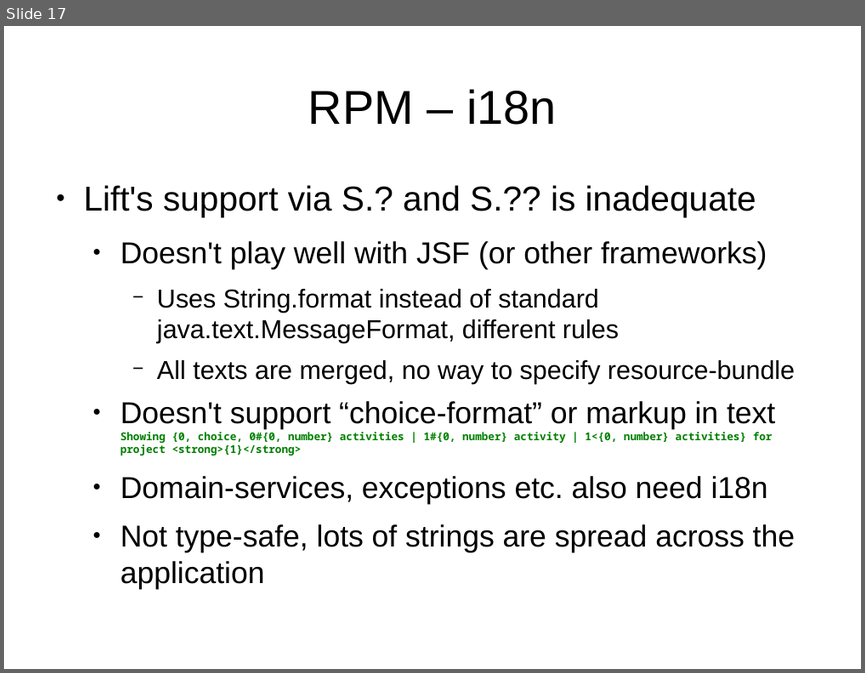
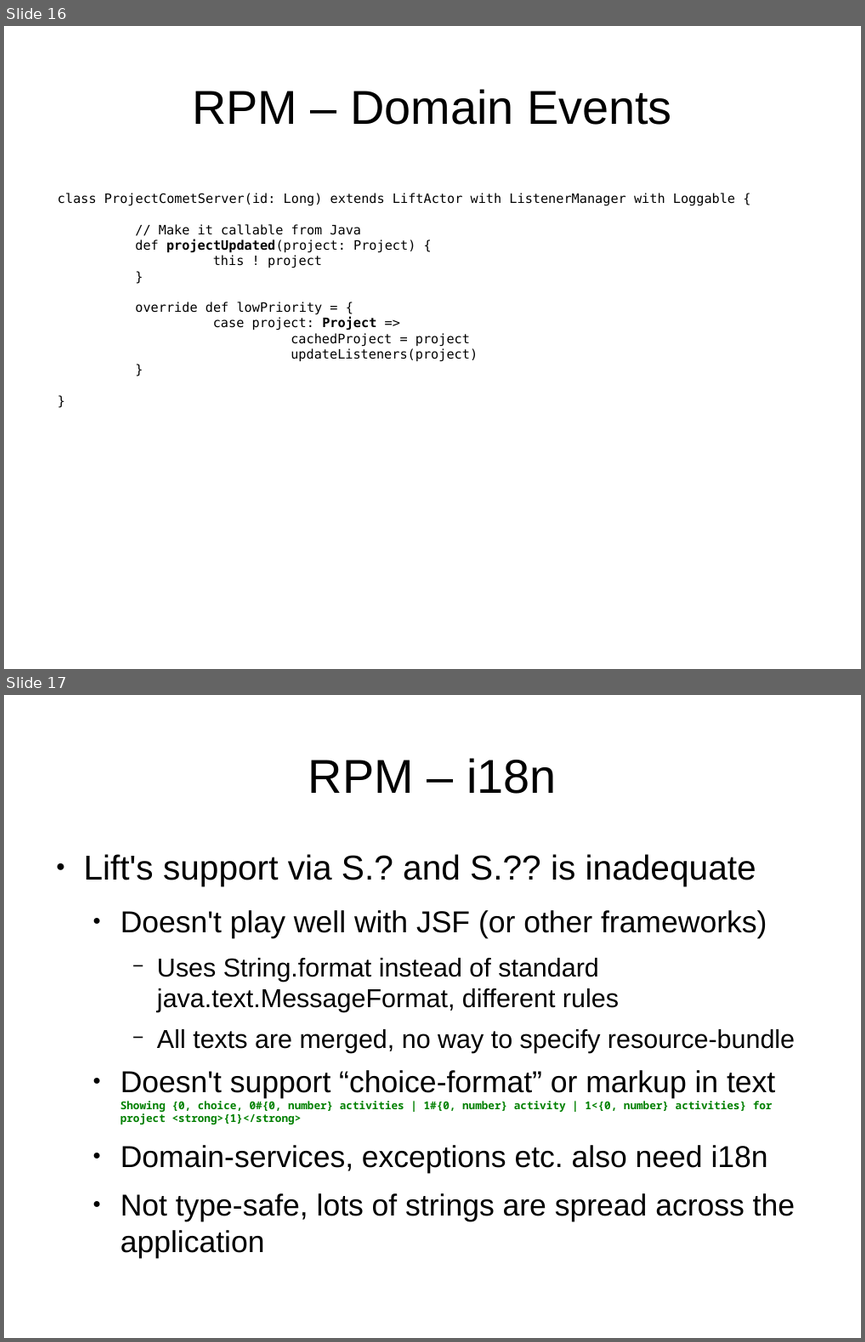
Before and after one commit to andreak/slol-2011, a slide deck: Scala-LiftOff-2011-lift-from-jee-perspective.odp. Shown one above the other, each under a label of ours: slide 17 before the commit, slides 16 and 17 after it. The pictures are 865x673 and 865x1342 pixels, drawn with LibreOffice and Linux fonts; fonts in the diff are those of the drawing. Boxes give left, top, right and bottom in pixels: in the first picture for what was removed or moved away, otherwise in the second. Text is boxed around its words. In the diff, an @@ line names an element or a change of style, - is before the commit and + after.

```diff
--- a/Scala-LiftOff-2011-lift-from-jee-perspective.odp
+++ b/Scala-LiftOff-2011-lift-from-jee-perspective.odp
@@ slide 16 added at <box>4,26,861,669</box>, background #FFFFFF @@
@@ title added at <box>192,89,672,125</box>, 44 pt, text #000000 @@
+RPM – Domain Events
@@ text added at <box>58,193,735,362</box>, 12 pt, text #000000 @@
+class ProjectCometServer(id: Long) extends LiftActor with ListenerManager with Loggable {
+// Make it callable from Java
+def projectUpdated(project: Project) {
+this ! project
+}
+override def lowPriority = {
+case project: Project =>
+cachedProject = project
+updateListeners(project)
+}
+}
```
Also in this commit, not shown: 3 slides changed, 1 other slide added, 2 slides removed.
